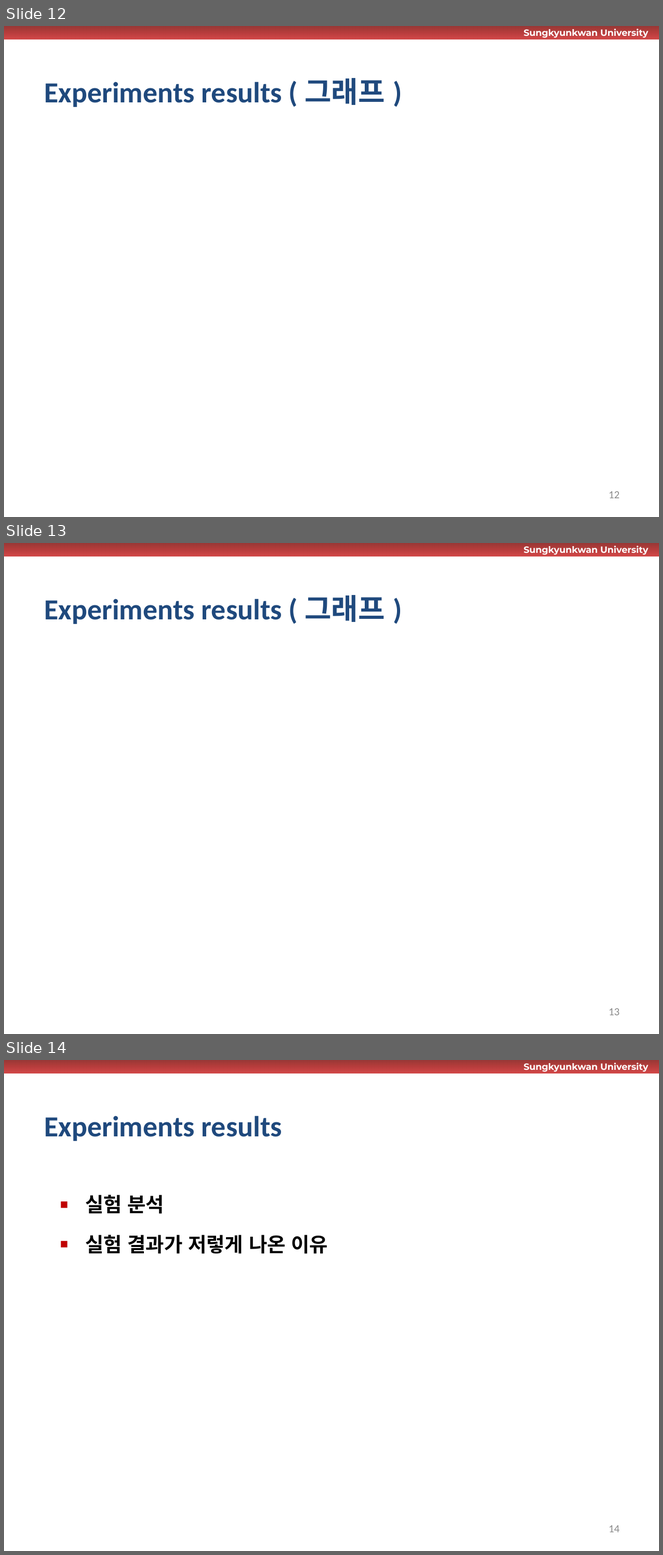
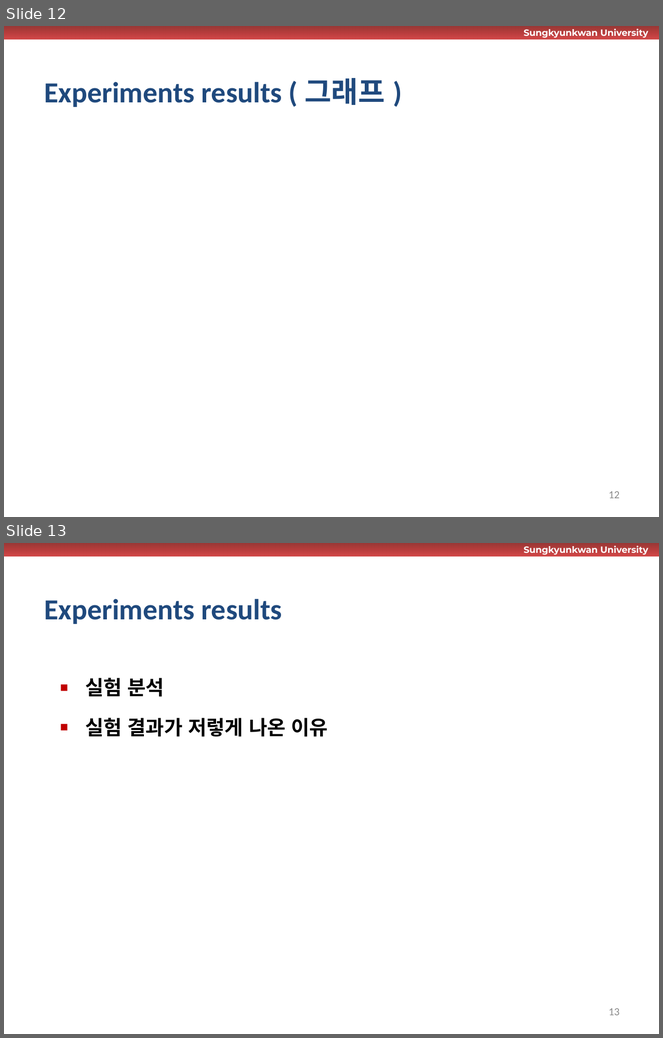
Before and after one commit to wurikiji/tutorial2-dev, a slide deck: docs/발표자료.pptx. Shown one above the other, each under a label of ours: slides 12, 13 and 14 before the commit, slides 12 and 13 after it. The pictures are 663x1555 and 663x1038 pixels, drawn with LibreOffice and Linux fonts; fonts in the diff are those of the drawing; background and template pictures are left out. Boxes give left, top, right and bottom in pixels: in the first picture for what was removed or moved away, otherwise in the second. Text is boxed around its words. In the diff, an @@ line names an element or a change of style, - is before the commit and + after.

```diff
--- a/docs/발표자료.pptx
+++ b/docs/발표자료.pptx
@@ slide 13 removed at [4,543,659,1034], background #FFFFFF; not listed: 2 template elements that a slide beside it also shows @@
@@ title removed at [44,595,385,624] @@
-Experiments results ( 그래프 )
@@ page number removed at [609,1008,620,1016] @@
-13
@@ what was slide 14 is now slide 13 @@
@@ page number at [609,1008,620,1016]: text changed @@
-14
+13
```
Also in this commit, not shown: 1 slide changed.
